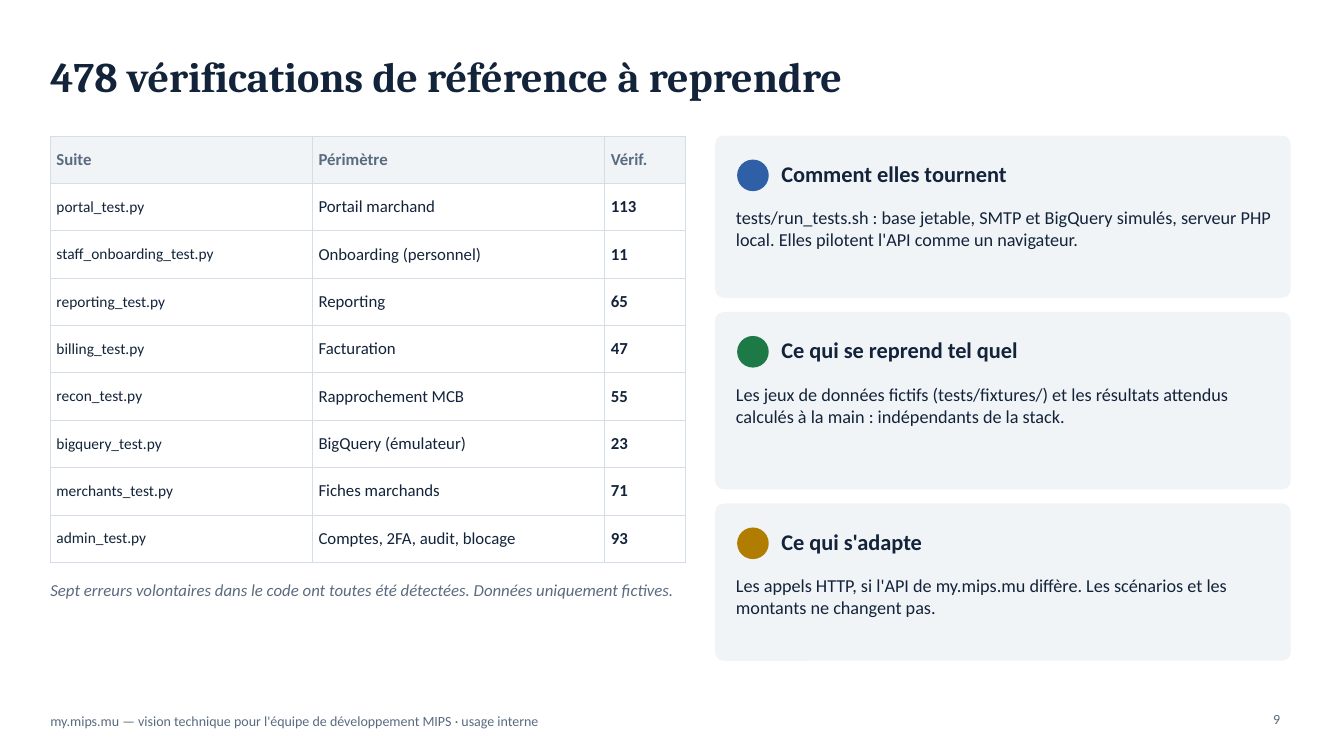
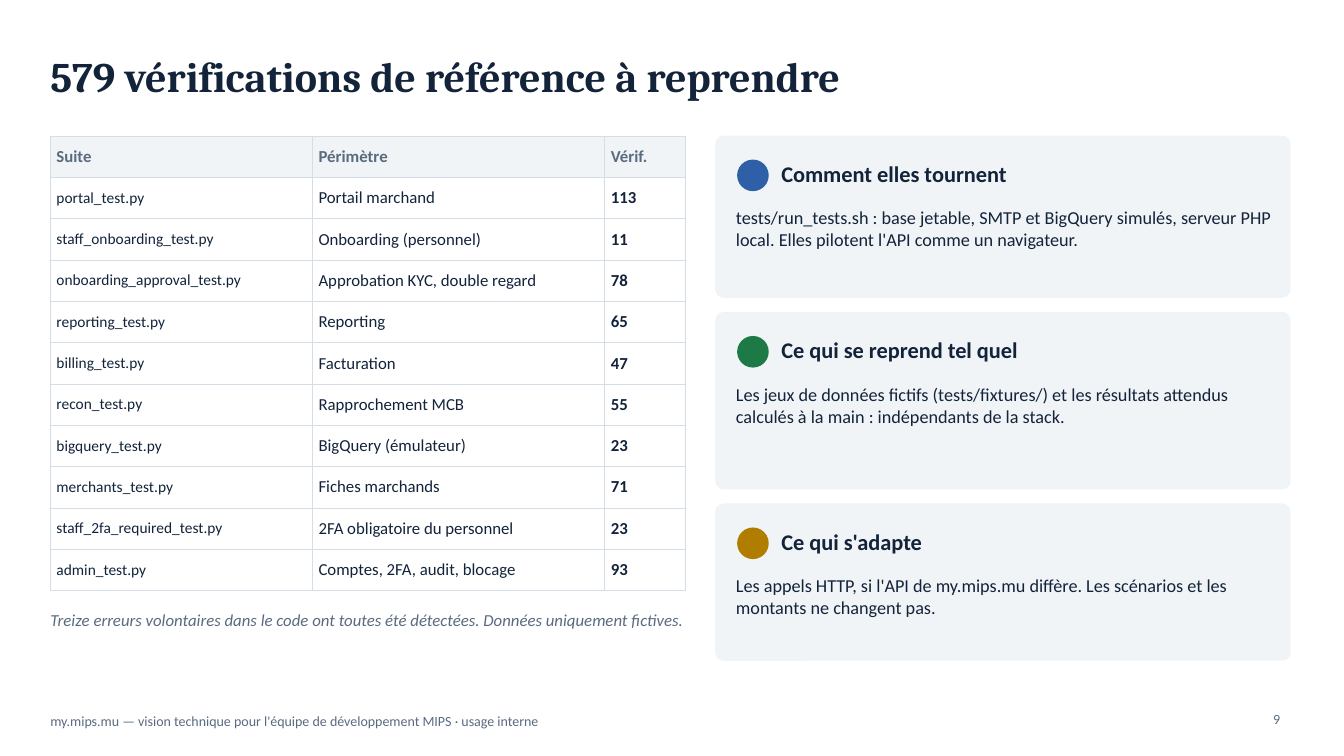
Before and after one commit to fmassonmips/mips-platform, a slide deck: slide 9 of outputs/recap/MIPS-vision-developpeurs.pptx. Drawn at 1344x756 pixels with LibreOffice and Linux fonts; fonts in the diff are those of the drawing. Boxes give left, top, right and bottom in pixels: in the first picture for what was removed or moved away, otherwise in the second. Text is boxed around its words. In the diff, an @@ line names an element or a change of style, - is before the commit and + after.

```diff
--- a/outputs/recap/MIPS-vision-developpeurs.pptx
+++ b/outputs/recap/MIPS-vision-developpeurs.pptx
@@ title at (x1=50, y1=62, x2=840, y2=101): text changed @@
-478 vérifications de référence à reprendre
+579 vérifications de référence à reprendre
@@ table at (x1=50, y1=136, x2=686, y2=582) @@
+row 4: onboarding_approval_test.py | Approbation KYC, double regard | 78
+row 10: staff_2fa_required_test.py | 2FA obligatoire du personnel | 23
@@ text at (x1=50, y1=614, x2=682, y2=629): text changed @@
-Sept erreurs volontaires dans le code ont toutes été détectées. Données uniquement fictives.
+Treize erreurs volontaires dans le code ont toutes été détectées. Données uniquement fictives.
```
Also in this commit, not shown: 1 slide added.
